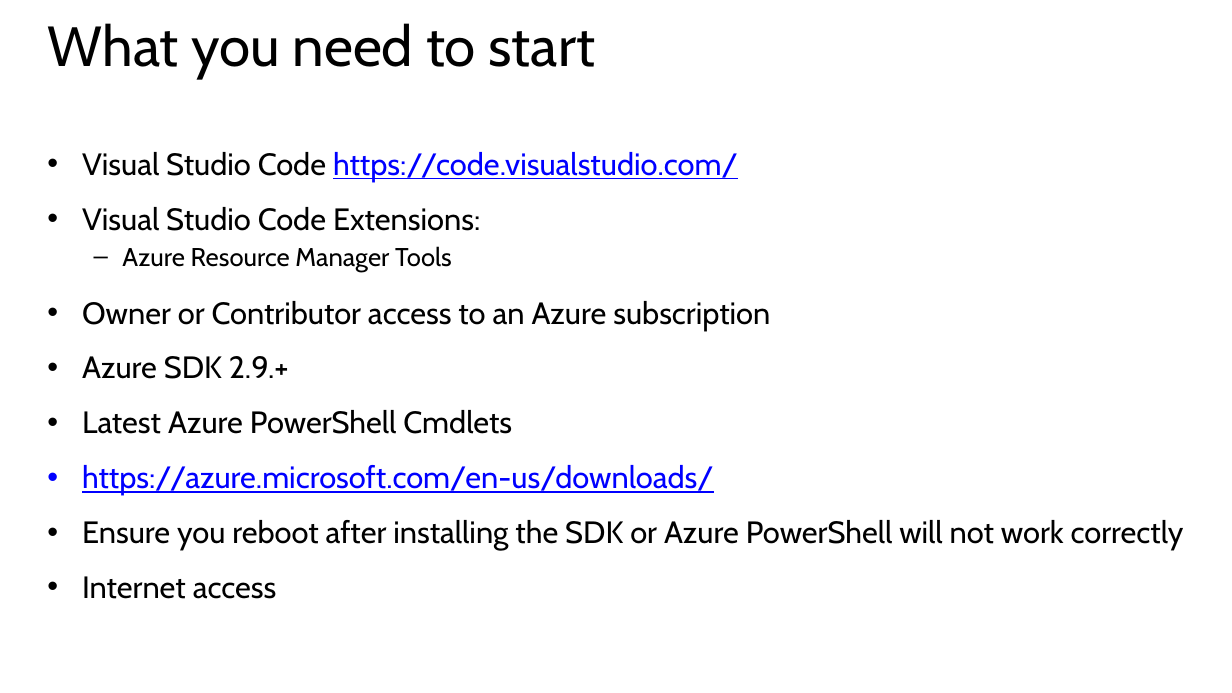
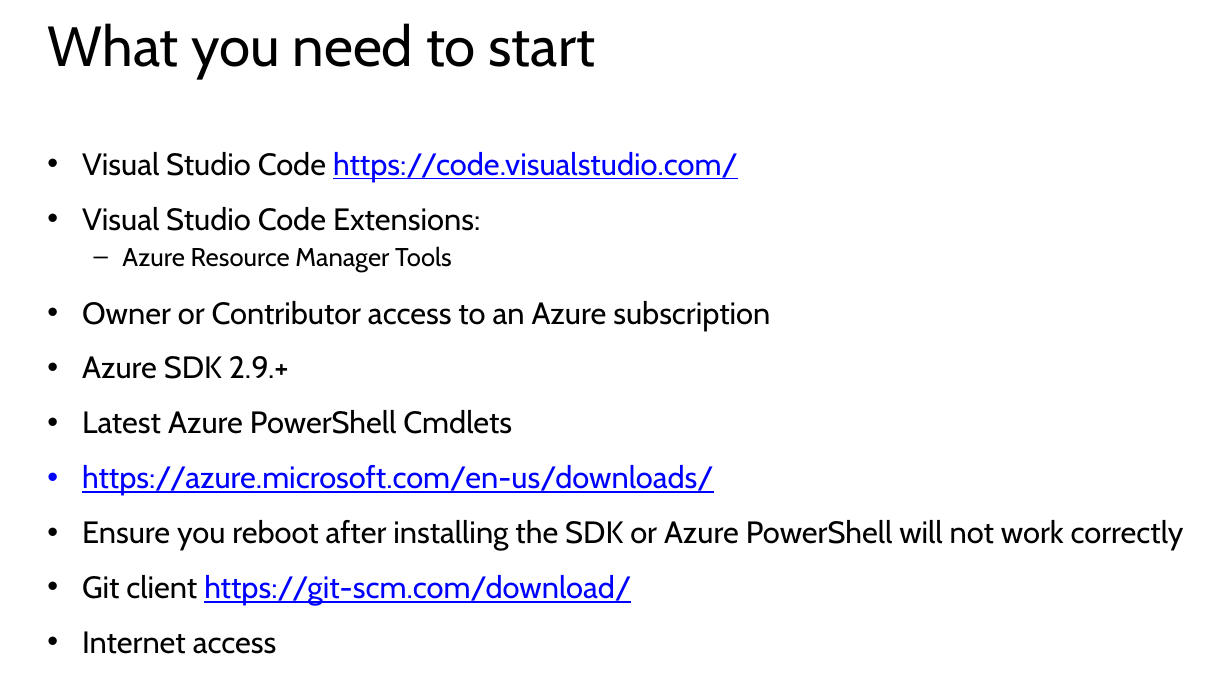
Before and after one commit to khilscher/ARM_HoL, a slide deck: slide 14 of ARM HoL Half Day.pptx. Drawn at 1232x693 pixels with LibreOffice and Linux fonts; fonts in the diff are those of the drawing. Boxes give left, top, right and bottom in pixels: in the first picture for what was removed or moved away, otherwise in the second. Text is boxed around its words. In the diff, an @@ line names an element or a change of style, - is before the commit and + after.

Commit message:
Updated with Git client requirement

```diff
--- a/ARM HoL Half Day.pptx
+++ b/ARM HoL Half Day.pptx
@@ text at box(82, 575, 631, 605): paragraph added @@
+• Git client https://git-scm.com/download/
```
Also in this commit, not shown: 1 other slide changed.
